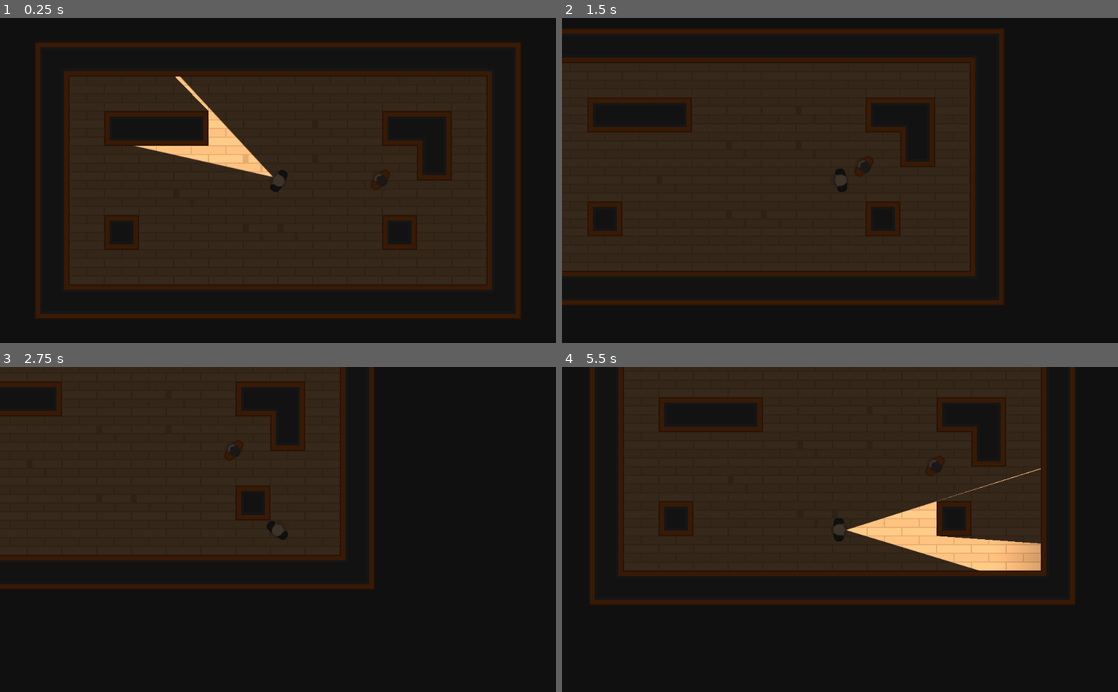
Above: before the commit, frames 1-4 (two rows, left to right).
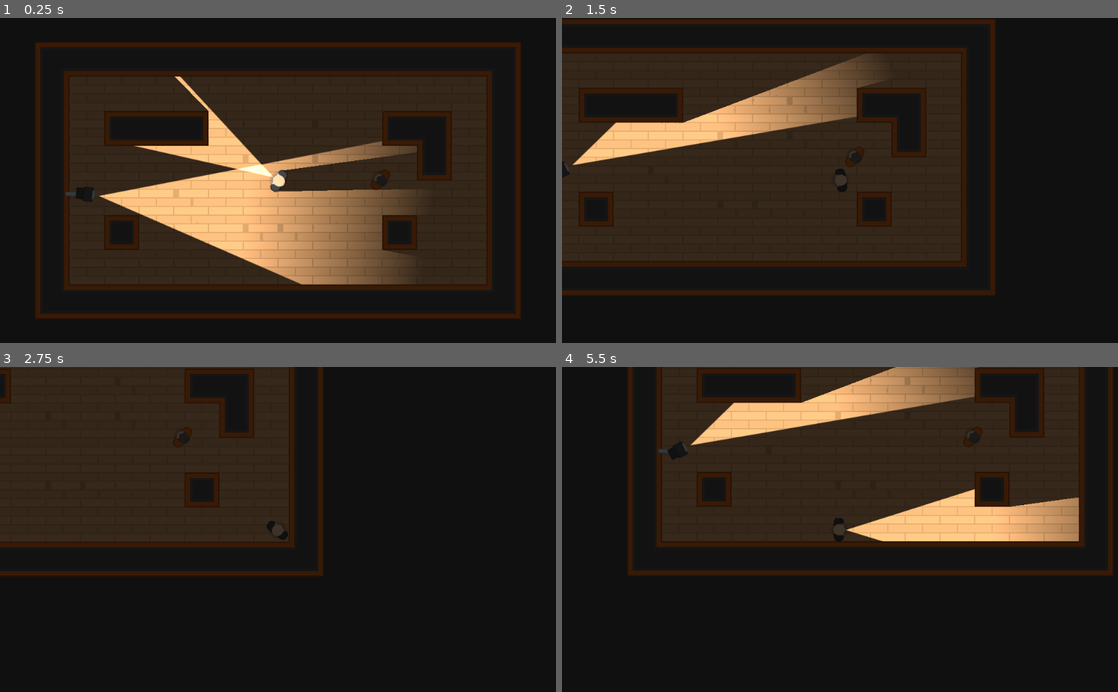
Above: after the commit, the same moments.

Repository: PatrickDorneles/HeistsMeisters
Game: Godot game, scene res://Levels/TemplateLevel.tscn
Same seed, same stepped clock (60 frames per second), same inputs: the game is played once before the commit and once after it. The project has no main scene, so this scene is started directly.
Inputs (mouse positions are in pixels of both pictures, inside the frame that each line leads up to):
- Up to frame 1 (0.25 s): no input
- Up to frame 2 (1.5 s): move the mouse to (962, 164) at 0.52 s; hold D (move_right) 0.53-1.28 s; hold Shift (sprint, bound only after the commit) 0.53-1.28 s; move the mouse to (728, 196) at 1.27 s; hold S (move_down) from 1.28 s (still down); click (728, 196) at 1.35 s
- Up to frame 3 (2.75 s): tap Shift (sprint, bound only after the commit) at 1.55 s; move the mouse to (333, 458) at 2.02 s; release S (move_down) at 2.03 s; hold D (move_right) from 2.03 s (still down); hold Shift (sprint, bound only after the commit) from 2.03 s (still down)
- Up to frame 4 (5.5 s): move the mouse to (812, 594) at 2.77 s; release D (move_right) at 2.78 s; release Shift (sprint, bound only after the commit) at 2.78 s; hold W (move_up) 2.78-3.53 s; tap Shift (sprint, bound only after the commit) at 2.85, 4.35 s; move the mouse to (1006, 578) at 3.52 s; hold Shift (sprint, bound only after the commit) 3.53-4.28 s; hold A (move_left) 3.53-5.03 s; click (1006, 578) at 3.6 s; move the mouse to (673, 480) at 4.27 s; move the mouse to (867, 529) at 5.02 s; hold S (move_down) from 5.03 s (still down); hold Shift (sprint, bound only after the commit) from 5.03 s (still down)

The runs differ from the first frame. In frame 1, 13% of the frame differs, in the area x 11-75%, y 17-83%; in frame 2, 19%; in frame 3, 12%; in frame 4, 28%, in the area x 5-100%, y 0-74%.

Commit message:
Adding sprinting and SecurityCamera

Diff:
--- /dev/null
+++ b/Characters/NPCs/SecurityCamera.tscn
@@ -0,0 +1,52 @@
+[gd_scene load_steps=6 format=2]
+
+[ext_resource path="res://GFX/PNG/Tiles/tile_463.png" type="Texture" id=1]
+[ext_resource path="res://Lightmaps/Torch.tscn" type="PackedScene" id=2]
+[ext_resource path="res://GFX/PNG/Tiles/tile_536.png" type="Texture" id=3]
+
+[sub_resource type="RectangleShape2D" id=1]
+
+[sub_resource type="Animation" id=2]
+resource_name = "CameraRotation"
+length = 12.0
+loop = true
+step = 0.5
+tracks/0/type = "value"
+tracks/0/path = NodePath(".:rotation_degrees")
+tracks/0/interp = 1
+tracks/0/loop_wrap = true
+tracks/0/imported = false
+tracks/0/enabled = true
+tracks/0/keys = {
+"times": PoolRealArray( 2, 5, 8, 11 ),
+"transitions": PoolRealArray( 1, 1, 1, 1 ),
+"update": 0,
+"values": [ -40.0, -40.0, 40.0, 40.0 ]
+}
+
+[node name="SecurityCamera" type="Node2D"]
+
+[node name="ArmSprite" type="Sprite" parent="."]
+scale = Vector2( 0.5, 0.5 )
+texture = ExtResource( 1 )
+
+[node name="CameraBody" type="KinematicBody2D" parent="."]
+position = Vector2( 20, 0 )
+rotation = 0.232711
+
+[node name="CameraSprite" type="Sprite" parent="CameraBody"]
+rotation = 1.5708
+scale = Vector2( 0.5, 0.75 )
+texture = ExtResource( 3 )
+
+[node name="DisabledCollisionShape" type="CollisionShape2D" parent="CameraBody"]
+visible = false
+shape = SubResource( 1 )
+disabled = true
+
+[node name="Torch" parent="CameraBody" instance=ExtResource( 2 )]
+position = Vector2( 25, 0 )
+
+[node name="AnimationPlayer" type="AnimationPlayer" parent="CameraBody"]
+autoplay = "CameraRotation"
+anims/CameraRotation = SubResource( 2 )
--- a/Characters/Player/Player.gd
+++ b/Characters/Player/Player.gd
@@ -1,26 +1,42 @@
 extends "res://Characters/TemplateCharacter.gd"
 
 var motion = Vector2()
+
+enum MOVEMENT_AXIS { Y_AXIS, X_AXIS };
 
 func _physics_process(delta):
 	update_movement();
 	return move_and_slide(motion);
 
 func update_movement():
+
+	var movement_speed = SPEED if not Input.is_action_pressed("sprint") else SPEED * 2;
+	var max_movement_speed = MAX_SPEED if not Input.is_action_pressed("sprint") else MAX_SPEED * 2;
+
 	look_at(get_global_mouse_position());
 	if Input.is_action_pressed("move_up") and not Input.is_action_pressed("move_down"):
-		motion.y = clamp(motion.y - SPEED, -MAX_SPEED, 0);
+		move(-movement_speed, -max_movement_speed, MOVEMENT_AXIS.Y_AXIS);
 	elif Input.is_action_pressed("move_down") and not Input.is_action_pressed("move_up"):
-		motion.y = clamp(motion.y + SPEED, 0, MAX_SPEED);
+		move(movement_speed, max_movement_speed, MOVEMENT_AXIS.Y_AXIS);
 	else:
 		motion.y = lerp(motion.y, 0, FRICTION);
 
 	if Input.is_action_pressed("move_right") and not Input.is_action_pressed("move_left"):
-		motion.x = clamp(motion.x + SPEED, 0, MAX_SPEED);
+		move(movement_speed, max_movement_speed, MOVEMENT_AXIS.X_AXIS);
 	elif Input.is_action_pressed("move_left") and not Input.is_action_pressed("move_right"):
-		motion.x = clamp(motion.x - SPEED, -MAX_SPEED, 0);
+		move(-movement_speed, -max_movement_speed, MOVEMENT_AXIS.X_AXIS);
 	else:
 		motion.x = lerp(motion.x, 0, FRICTION);
+
+func move(move: float, max_move: float, axis):
+	var max_value = max_move if move > 0 else 0;
+	var min_value = 0 if move > 0 else max_move;
+
+	if axis == MOVEMENT_AXIS.X_AXIS:
+		motion.x = clamp(motion.x + move, min_value, max_value);
+	if axis == MOVEMENT_AXIS.Y_AXIS:
+		motion.y = clamp(motion.y + move, min_value, max_value);
+
 
 func _input(event):
 	if Input.is_action_just_pressed("torch_toggle"):
--- a/Characters/Player/Player.tscn
+++ b/Characters/Player/Player.tscn
@@ -3,7 +3,7 @@
 [ext_resource path="res://GFX/PNG/Hitman 1/hitman1_stand.png" type="Texture" id=1]
 [ext_resource path="res://Characters/TemplateCharacter.tscn" type="PackedScene" id=2]
 [ext_resource path="res://Characters/Player/Player.gd" type="Script" id=3]
-[ext_resource path="res://Lightmaps/torchmap.png" type="Texture" id=5]
+[ext_resource path="res://Lightmaps/Torch.tscn" type="PackedScene" id=4]
 
 [node name="Player" instance=ExtResource( 2 )]
 script = ExtResource( 3 )
@@ -14,9 +14,4 @@
 [node name="Camera" type="Camera2D" parent="." index="2"]
 current = true
 
-[node name="Torch" type="Light2D" parent="." index="3"]
-position = Vector2( 11, 0 )
-texture = ExtResource( 5 )
-offset = Vector2( 315, 0 )
-shadow_enabled = true
-shadow_color = Color( 0.184314, 0.184314, 0.184314, 0 )
+[node name="Torch" parent="." index="3" instance=ExtResource( 4 )]
--- a/Characters/TemplateCharacter.tscn
+++ b/Characters/TemplateCharacter.tscn
@@ -4,8 +4,8 @@
 [ext_resource path="res://Characters/TemplateCharacter.gd" type="Script" id=2]
 
 [sub_resource type="CapsuleShape2D" id=1]
-radius = 9.3963
-height = 26.2276
+radius = 12.6813
+height = 18.9135
 
 [sub_resource type="OccluderPolygon2D" id=2]
 cull_mode = 2
@@ -19,7 +19,7 @@
 
 [node name="CollisionShape2D" type="CollisionShape2D" parent="."]
 visible = false
-position = Vector2( -2.02988, 0 )
+position = Vector2( -1, 0 )
 shape = SubResource( 1 )
 
 [node name="LightOccluder2D" type="LightOccluder2D" parent="."]
--- a/Levels/TemplateLevel.tscn
+++ b/Levels/TemplateLevel.tscn
@@ -1,8 +1,9 @@
-[gd_scene load_steps=4 format=2]
+[gd_scene load_steps=5 format=2]
 
 [ext_resource path="res://Tiles/Tiles.tres" type="TileSet" id=1]
 [ext_resource path="res://Characters/Player/Player.tscn" type="PackedScene" id=2]
 [ext_resource path="res://Characters/TemplateCharacter.tscn" type="PackedScene" id=3]
+[ext_resource path="res://Characters/NPCs/SecurityCamera.tscn" type="PackedScene" id=4]
 
 [node name="TemplateLevel" type="Node2D"]
 
@@ -18,4 +19,8 @@
 rotation = -2.42077
 
 [node name="CanvasModulate" type="CanvasModulate" parent="."]
+position = Vector2( -220.119, 134.141 )
 color = Color( 0.243137, 0.243137, 0.243137, 1 )
+
+[node name="SecurityCamera" parent="CanvasModulate" instance=ExtResource( 4 )]
+position = Vector2( -154.491, -109.515 )
--- /dev/null
+++ b/Lightmaps/Torch.tscn
@@ -0,0 +1,10 @@
+[gd_scene load_steps=2 format=2]
+
+[ext_resource path="res://Lightmaps/torchmap.png" type="Texture" id=1]
+
+[node name="Torch" type="Light2D"]
+position = Vector2( 10.5, 0 )
+texture = ExtResource( 1 )
+offset = Vector2( 315, 0 )
+shadow_enabled = true
+shadow_color = Color( 0.184314, 0.184314, 0.184314, 0 )
--- a/project.godot
+++ b/project.godot
@@ -49,6 +49,11 @@
 "events": [ Object(InputEventMouseButton,"resource_local_to_scene":false,"resource_name":"","device":0,"alt":false,"shi …(212 unchanged characters)…
  ]
 }
+sprint={
+"deadzone": 0.5,
+"events": [ Object(InputEventKey,"resource_local_to_scene":false,"resource_name":"","device":0,"alt":false,"shift":false,"control":false,"meta":false,"command":false,"pressed":false,"scancode":16777237,"unicode":0,"echo":false,"script":null)
+ ]
+}
 
 [rendering]
 
Not shown: 3 places in Tiles/Tiles.tres that only renumber resources
